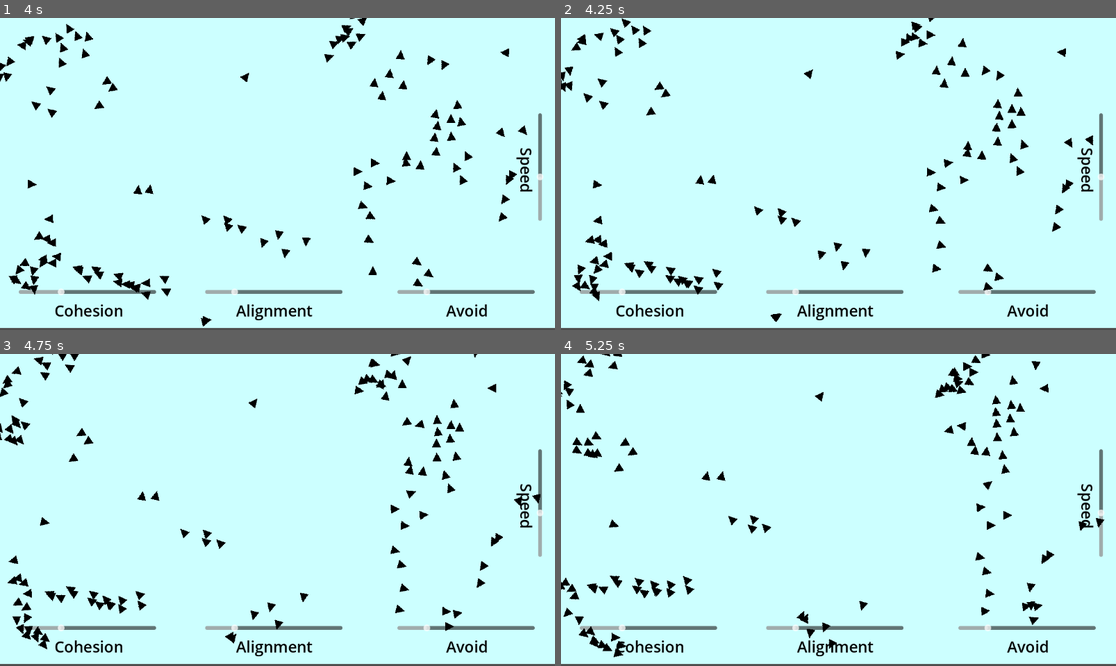
Above: before the commit, frames 1-4 (two rows, left to right).
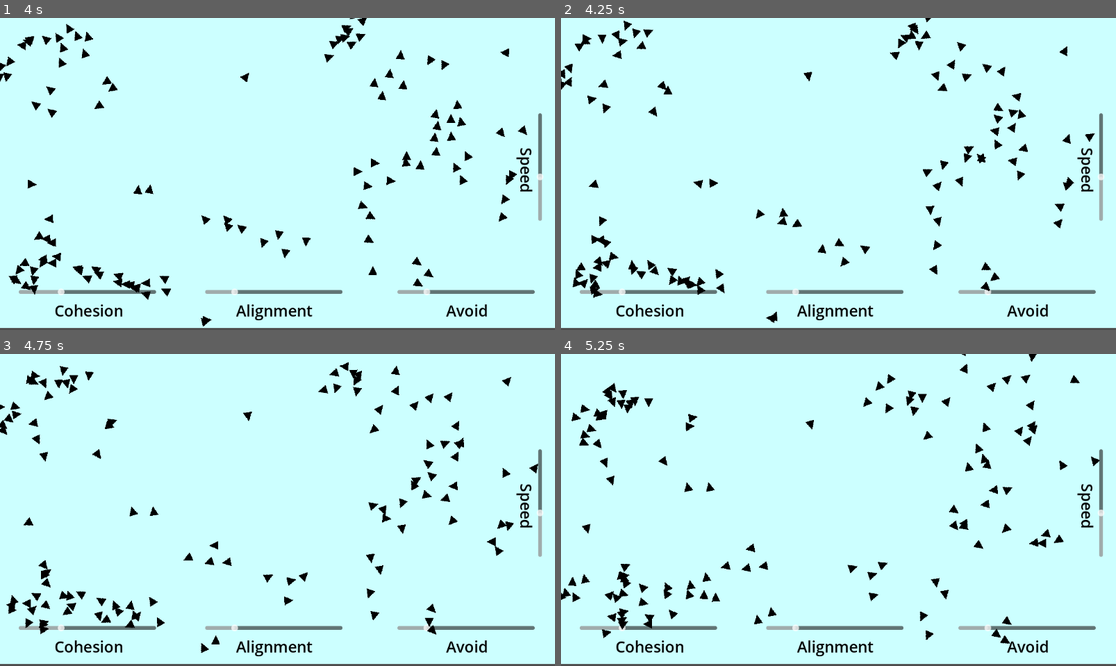
Above: after the commit, the same moments.

Repository: are-dynamic-2025-g6/boids
Game: Godot game, scene res://Scenes/main.tscn
Same seed, same stepped clock (60 frames per second), same inputs: the game is played once before the commit and once after it.
Inputs:
- Up to frame 1 (4 s): tap Enter (ui_accept) at 0.5, 0.77, 1.52, 3.02, 3.77 s
- Up to frame 2 (4.25 s): tap Space (Pause, bound only after the commit) at 4.15 s
- Up to frame 3 (4.75 s): tap Enter (ui_accept) at 4.52 s
- Up to frame 4 (5.25 s): no input

Frame 1 is identical in both runs. In frame 2, 3.2% of the frame differs, in the area x 0-97%, y 0-98%; in frame 3, 5.7%; in frame 4, 5.8%, in the area x 0-98%, y 0-98%.

Commit message:
Ajout de la pause

Diff:
--- a/Scripts/oizo.gd
+++ b/Scripts/oizo.gd
@@ -37,7 +37,9 @@
 	if Input.is_action_just_pressed("ui_accept"):
 		cage = main.cage
 		launched = true
-
+	if Input.is_action_just_pressed("Pause"):
+		launched=false
+		curr_velo=Vector2(randi_range(-2000,2000),randi_range(-2000,2000))
 	move_and_slide()
 
 
--- a/project.godot
+++ b/project.godot
@@ -34,7 +34,8 @@
 }
 Pause={
 "deadzone": 0.2,
-"events": []
+"events": [Object(InputEventKey,"resource_local_to_scene":false,"resource_name":"","device":-1,"window_id":0,"alt_pressed":false,"shift_pressed":false,"ctrl_pressed":false,"meta_pressed":false,"pressed":false,"keycode":0,"physical_keycode":32,"key_label":0,"unicode":32,"location":0,"echo":false,"script":null)
+]
 }
 
 [rendering]
Not shown: 1 places in Scenes/main.tscn that only renumber resources
